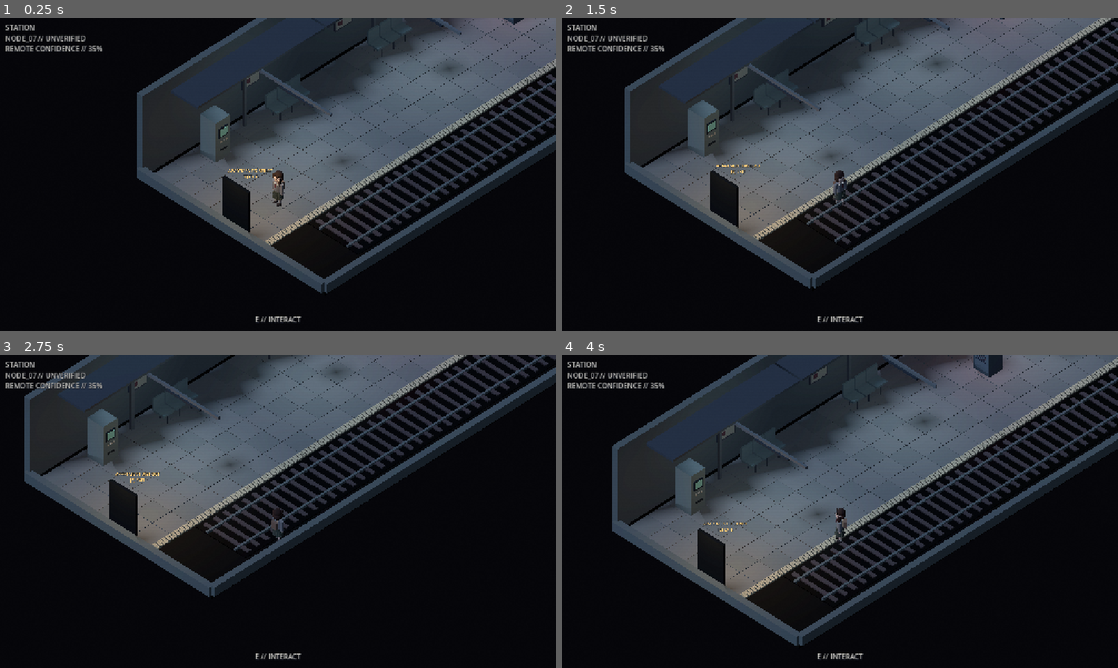
Above: before the commit, frames 1-4 (two rows, left to right).
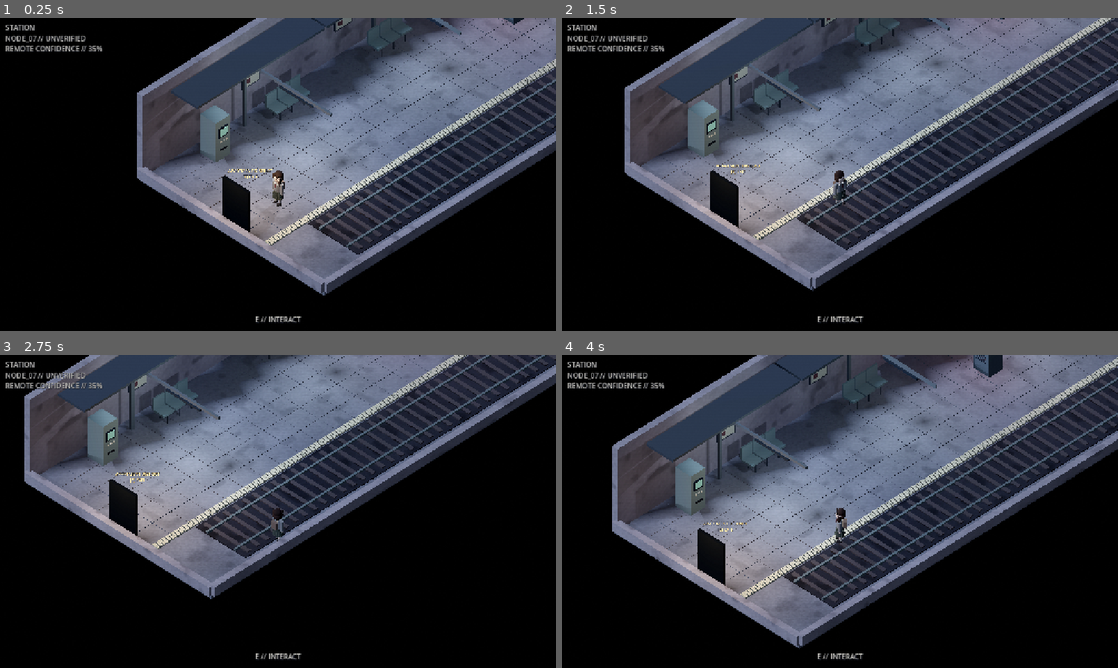
Above: after the commit, the same moments.

Repository: webtilians/lain
Game: Godot game, scene res://scenes/station/Station.tscn
The game is run twice, just before and just after one commit, with the same random seed, the same clock (stepped at 60 frames per second) and the same inputs. This scene is started directly instead of the project's main scene.
Inputs (mouse positions are in pixels of both pictures, inside the frame that each line leads up to):
- Up to frame 1 (0.25 s): no input
- Up to frame 2 (1.5 s): tap Enter at 0.5 s; move the mouse to (962, 158) at 0.52 s; hold D (move_right) 0.53-1.28 s; hold E (interact) 0.53-1.28 s; move the mouse to (728, 190) at 1.27 s; hold S (move_backward) from 1.28 s (still down); tap E (interact) at 1.35 s
- Up to frame 3 (2.75 s): move the mouse to (333, 442) at 2.02 s; release S (move_backward) at 2.03 s; hold D (move_right) from 2.03 s (still down); hold E (interact) from 2.03 s (still down)
- Up to frame 4 (4 s): move the mouse to (812, 574) at 2.77 s; release D (move_right) at 2.78 s; release E (interact) at 2.78 s; hold W (move_forward) 2.78-3.53 s; tap E (interact) at 2.85 s; move the mouse to (1006, 558) at 3.52 s; hold A (move_left) from 3.53 s (still down); hold E (interact) from 3.53 s (still down)

The runs differ from the first frame. In frame 1, 34% of the frame differs, in the area x 24-100%, y 0-89%; in frame 2, 36%; in frame 3, 33%; in frame 4, 38%, in the area x 9-100%, y 0-94%.

Commit message:
feat(visual): scene art direction and persistent entity visibility across locations

Diff:
--- a/client/scenes/station/Station.tscn
+++ b/client/scenes/station/Station.tscn
@@ -10,6 +10,7 @@
 [ext_resource type="PackedScene" path="res://art/characters/LainInspired.tscn" id="visual_avatar"]
 [ext_resource type="PackedScene" path="res://art/visual04/StationDressing.tscn" id="visual_decor"]
 [ext_resource type="Script" path="res://scripts/art/ExteriorPresentation.gd" id="visual_hud"]
+[ext_resource type="Script" path="res://scripts/art/ReferenceArtDirection.gd" id="reference_look"]
 
 [sub_resource type="StandardMaterial3D" id="Concrete"]
 albedo_color = Color(0.38, 0.42, 0.42, 1)
@@ -305,3 +306,28 @@
 
 [node name="Presentation" type="Node3D" parent="."]
 script = ExtResource("visual_hud")
+
+[node name="OldDistrictDoor" type="StaticBody3D" parent="."]
+position = Vector3(0, 1.15, -10.5)
+script = ExtResource("3")
+target_location = "OLD_DISTRICT"
+
+[node name="Mesh" type="MeshInstance3D" parent="OldDistrictDoor"]
+mesh = SubResource("DoorMesh")
+material_override = SubResource("DoorMaterial")
+
+[node name="Collision" type="CollisionShape3D" parent="OldDistrictDoor"]
+shape = SubResource("DoorShape")
+
+[node name="OldDistrictSign" type="Label3D" parent="OldDistrictDoor"]
+position = Vector3(0, 1.72, 0.2)
+text = "OLD DISTRICT\\n[E] ENTER"
+font_size = 30
+outline_size = 3
+billboard = 1
+modulate = Color(0.75, 0.68, 0.78, 1)
+horizontal_alignment = 1
+
+[node name="ReferenceLook" type="Node3D" parent="."]
+script = ExtResource("reference_look")
+scene_style = "station"
Not shown: 1 places in client/scenes/station/Station.tscn that only renumber resources
